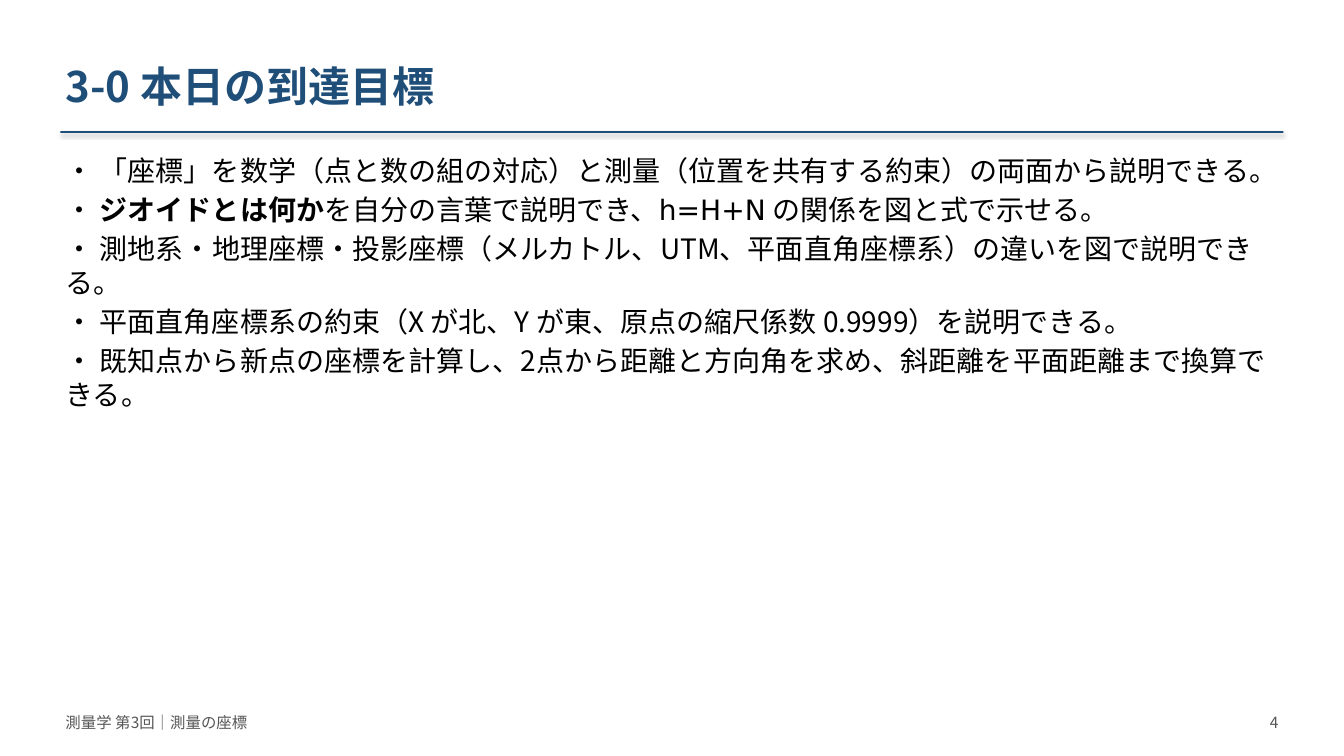
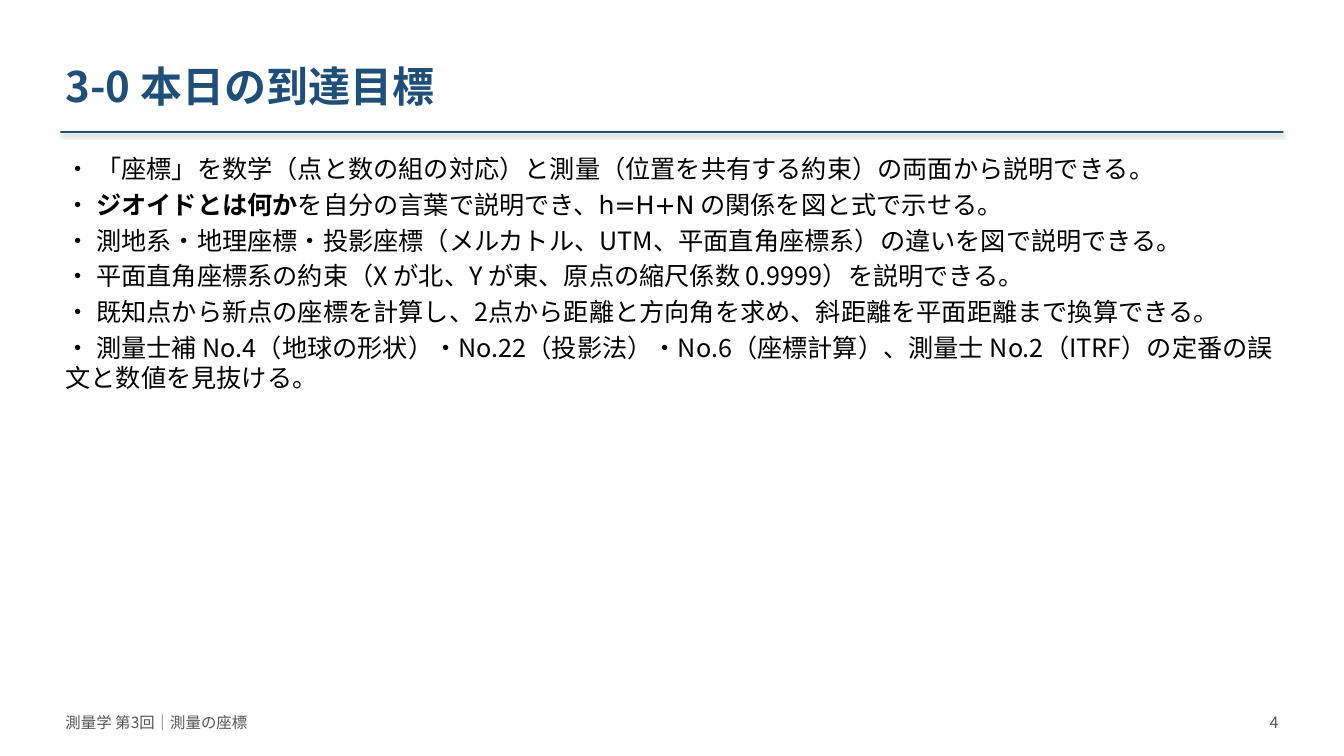
Before and after one commit to NN3210/Lecture, a slide deck: slide 4 of Surveying/materials/slides/第03回_測量の座標/slides.pptx. Drawn at 1344x756 pixels with LibreOffice and Linux fonts; fonts in the diff are those of the drawing. Boxes give left, top, right and bottom in pixels: in the first picture for what was removed or moved away, otherwise in the second. Text is boxed around its words. In the diff, an @@ line names an element or a change of style, - is before the commit and + after.

```diff
--- a/Surveying/materials/slides/第03回_測量の座標/slides.pptx
+++ b/Surveying/materials/slides/第03回_測量の座標/slides.pptx
@@ text at [96, 156, 1218, 323]: size 20 to 18 pt in "• 「座標」を数学（点と数の組の対応）と測量（位置を共有する約束）の両面から説明できる。", "• ジオイドとは何かを自分の言葉で説明でき、h=H+N の関係を図と式で示せる。", "• 測地系・地理座標・投影座標（メルカトル、UTM、平面直角座標系）の違いを図で説明できる。", "• 平面直角座標系の約束（X が北、Y が東、原点の縮尺係数 0.9999）を説明できる。" and 1 more places @@
@@ text at [65, 335, 1273, 389]: paragraph added @@
+• 測量士補 No.4（地球の形状）・No.22（投影法）・No.6（座標計算）、測量士 No.2（ITRF）の定番の誤文と数値を見抜ける。
```
Also in this commit, not shown: 60 other slides changed, 6 slides added, 5 other files.
